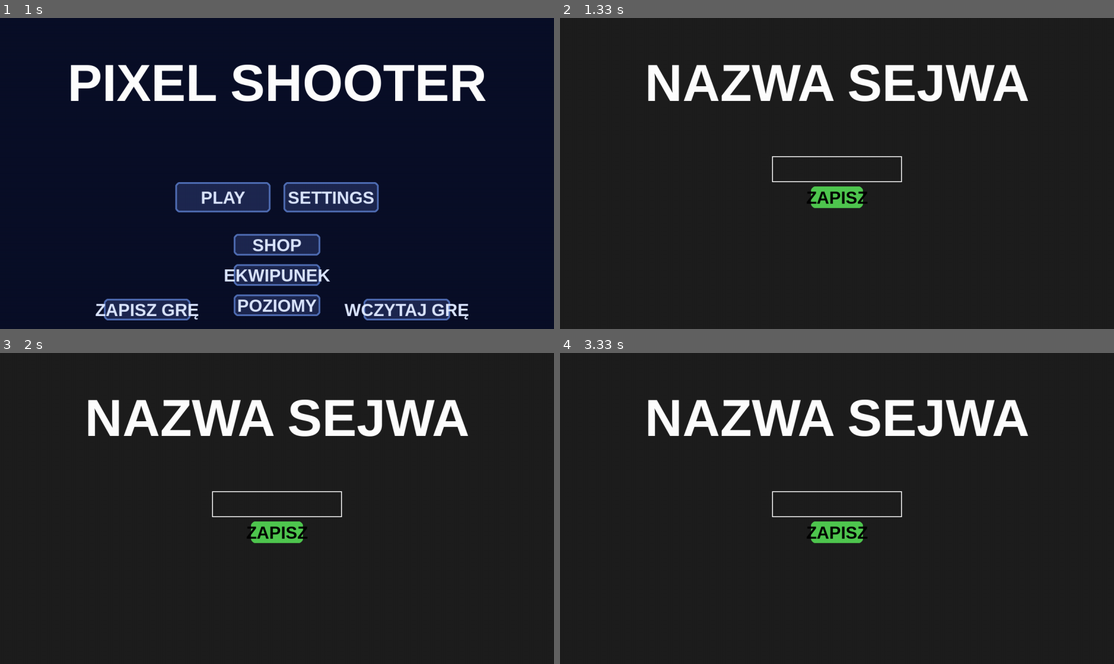
Above: before the commit, frames 1-4 (two rows, left to right).
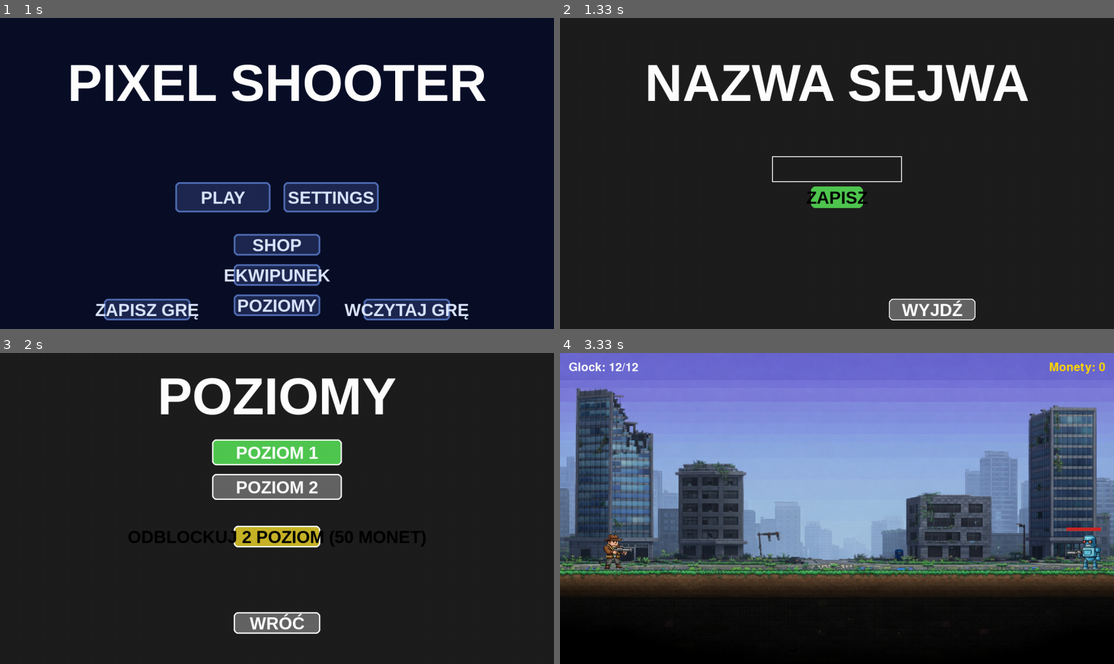
Above: after the commit, the same moments.

Repository: ogurekpomidorowy-design/pixel_shooter
Game: pygame game, started from main.py
Two runs of this game, one before a commit and one after it. Both use one fixed random seed, a clock stepped at 60 frames per second and the inputs below.
Inputs (mouse positions are in pixels of both pictures, inside the frame that each line leads up to):
- Up to frame 1 (1 s): click "PLAY" at 0.38 s; hold Esc from 0.67 s (still down); hold D from 0.67 s (still down)
- Up to frame 2 (1.33 s): release Esc at 1.13 s; release D at 1.13 s; click "ZAPISZ GRĘ" at 1.27 s
- Up to frame 3 (2 s): click (371, 645) at 1.6 s, where only the run after the commit has a clickable "WYJDŹ"; click (277, 639) at 1.93 s, where only the run after the commit has a clickable "POZIOMY"
- Up to frame 4 (3.33 s): click (837, 536) at 2.27 s, where only the run after the commit has a clickable "ODBLOCKUJ 2 POZIOM (50 MONET)"; click (837, 486) at 2.6 s, where only the run after the commit has a clickable "POZIOM 2"; click (837, 623) at 2.93 s, where only the run after the commit has a clickable "WRÓĆ"; click (781, 533) at 3.27 s, where only the run after the commit has a clickable "PLAY"

Frame 1 is identical in both runs. In frame 2, 1.1% of the frame differs, in the area x 59-75%, y 90-98%; in frame 3, 13%; in frame 4, 80%, in the area x 0-100%, y 0-100%.

Commit message:
final update

Diff:
--- a/assets.py
+++ b/assets.py
@@ -58,10 +58,18 @@
             pygame.mixer.init()  # Make sure mixer is initialized
             self.shoot_sound = pygame.mixer.Sound('grafiki/strzal.mp3')
             self.shoot_sound.set_volume(self.default_volume)
+            # Dźwięk monety
+            self.coin_sound = pygame.mixer.Sound(r'MUZYCZKA/coin_1_3s.wav')
+            self.coin_sound.set_volume(self.default_volume)
+            # Dźwięk śmierci gracza
+            self.death_sound = pygame.mixer.Sound(r'MUZYCZKA/mario_perfect_death.wav')
+            self.death_sound.set_volume(self.default_volume)
             print("Shooting sound loaded successfully")
         except pygame.error as e:
             print(f"Error loading shooting sound: {e}")
             self.shoot_sound = None
+            self.coin_sound = None
+            self.death_sound = None
 
         # Load weapon images
         for item in SHOP_ITEMS:
--- a/enemies.py
+++ b/enemies.py
@@ -30,11 +30,27 @@
     def draw(self, screen, y_offset=0):
         screen.blit(self.image, (self.x, self.y + y_offset))
 
+class Explosion:
+    def __init__(self, x, y):
+        self.x = x
+        self.y = y
+        self.image = pygame.image.load("grafiki/wybuch-bomby-na-przezroczystym-tle_84443-2542-removebg-preview.png").convert_alpha()
+        self.image = pygame.transform.scale(self.image, (700, 700))
+        self.timer = 30  # liczba klatek wybuchu
+
+    def update(self):
+        self.timer -= 1
+        return self.timer > 0
+
+    def draw(self, screen, y_offset=0):
+        screen.blit(self.image, (self.x-350, self.y-350 + y_offset))
+
 class Enemy:
     def __init__(self):
         self.enemies = []
         self.spawn_time = 0
         self.coins = []  # List to store coins
+        self.explosions = []  # List to store explosions
         self.stopped = False  # For 'debilny' mode
 
     def stop(self):
@@ -82,6 +98,7 @@
                 self.enemies.remove(enemy)
 
         # Update coins
+        import assets
         for coin in self.coins[:]:
             if not coin.update(player):
                 try:
@@ -92,9 +109,16 @@
                     else:
                         player.coins += 1
                         print(f"Player collected a coin. Total: {player.coins}")
+                    if hasattr(assets.assets, 'coin_sound') and assets.assets.coin_sound:
+                        assets.assets.coin_sound.play()
                 except Exception:
                     print("Warning: could not increment player.coins")
                 self.coins.remove(coin)
+
+        # Update explosions
+        for explosion in self.explosions[:]:
+            if not explosion.update():
+                self.explosions.remove(explosion)
 
     def check_collisions(self, fireballs, player_y, player_height, weapon_name="Glock", level2=False):
         # Weapon damage mapping
@@ -116,14 +140,18 @@
                 if enemy_rect.colliderect(fireball_rect):
                     dmg = weapon_damage.get(weapon_name, 5)
                     if weapon_name == "Wyrzutnia Rakiet":
-                        # Area damage
+                        # Wybuch: natychmiast zabija wszystkich wrogów w dużym obszarze
+                        explosion_rect = pygame.Rect(fireball["x"]-350, fireball["y"]-350, 700, 700)
                         for e2 in self.enemies[:]:
                             e2_rect = pygame.Rect(e2["x"], e2["y"], 80, 80)
-                            if e2_rect.colliderect(pygame.Rect(fireball["x"]-40, fireball["y"]-40, 90, 90)):
-                                if e2 is enemy:
-                                    e2["hp"] -= dmg
-                                else:
-                                    e2["hp"] -= area_damage
+                            if e2_rect.colliderect(explosion_rect):
+                                e2["hp"] = 0  # eksplozja zawsze zabija
+                        self.explosions.append(Explosion(fireball["x"], fireball["y"]))
+                        # Usuń wszystkich wrogów z hp <= 0
+                        for enemy in self.enemies[:]:
+                            if enemy["hp"] <= 0:
+                                self.coins.append(Coin(enemy["x"], enemy["y"], player_y, player_height))
+                                self.enemies.remove(enemy)
                     else:
                         enemy["hp"] -= dmg
                     if enemy["hp"] <= 0:
@@ -150,3 +178,7 @@
         # Draw coins
         for coin in self.coins:
             coin.draw(screen, y_offset=y_offset)
+
+        # Draw explosions
+        for explosion in self.explosions:
+            explosion.draw(screen, y_offset=y_offset)
--- a/main.py
+++ b/main.py
@@ -18,6 +18,13 @@
 from levels_menu import LevelsMenu
 
 class Game:
+    def update_sound_volumes(self):
+        # Ustaw głośność dźwięków na 0 jeśli muted, inaczej na 1
+        if hasattr(assets, 'coin_sound') and assets.coin_sound:
+            assets.coin_sound.set_volume(0.0 if self.muted else 1.0)
+        if hasattr(assets, 'death_sound') and assets.death_sound:
+            assets.death_sound.set_volume(0.0 if self.muted else 1.0)
+
     def __init__(self):
         pygame.init()
         if pygame.mixer.get_init() is None:
@@ -38,6 +45,15 @@
         # Teraz poprawnie ładujemy tło poziomu 2
         from assets_level2 import level2_assets
         level2_assets.load_assets()
+        # --- MUZYKA TŁA ---
+        try:
+            pygame.mixer.music.load("MUZYCZKA/8-Nitowa Przygoda.mp3")
+            # Przycisz muzykę do 0.2 (20%)
+            pygame.mixer.music.set_volume(0.0 if hasattr(self, 'muted') and self.muted else 0.2)
+            pygame.mixer.music.play(-1)  # loop forever
+            print("Background music loaded and playing.")
+        except Exception as e:
+            print(f"Could not load background music: {e}")
         if hasattr(level2_assets, 'background_img') and level2_assets.background_img:
             print("[DEBUG] Level 2 background loaded in main.py!")
         else:
@@ -67,6 +83,7 @@
         self.settings = Settings(self.alt_controls, self.difficulty, self.muted)
         print("Game initialization complete")
 
+
     def handle_events(self):
         for event in pygame.event.get():
             if event.type == pygame.QUIT:
@@ -80,7 +97,11 @@
                     print(f"Gra zapisana jako: {self.save_input.text}")
                     self.save_input = None
                     self.game_state = "menu"
-                return True
+                    return True
+                if result == "menu":
+                    self.save_input = None
+                    self.game_state = "menu"
+                    return True
             if self.game_state == "load_menu" and self.load_menu:
                 result = self.load_menu.handle_event(event)
                 if result == "menu":
@@ -101,8 +122,12 @@
             # Standardowa obsługa eventów
             if event.type == pygame.KEYDOWN:
                 if event.key == pygame.K_ESCAPE:
-                    if self.game_state in ["shop", "game", "settings"]:
+                    # ESC działa jak WYJDŹ wszędzie
+                    if self.game_state not in ["menu"]:
+                        self.save_input = None
+                        self.load_menu = None
                         self.game_state = "menu"
+                        return True
                 if self.game_state == "settings":
                     if event.key == pygame.K_c:
                         self.alt_controls = not self.alt_controls
@@ -165,7 +190,9 @@
                             self.levels_menu = LevelsMenu(self.player, unlocked_level2=self.unlocked_level2)
                 elif self.game_state == "shop":
                     result = self.shop.handle_click(event.pos, self.player)
-                    if result:
+                    if result == "menu":
+                        self.game_state = "menu"
+                    elif result:
                         print(result)
                 elif self.game_state == "ekwipunek":
                     new_state = self.ekwipunek.handle_click(event.pos)
@@ -185,19 +212,33 @@
                 self.settings.difficulty = self.difficulty
                 if event.type == pygame.MOUSEBUTTONDOWN:
                     button = getattr(event, 'button', 1)  # domyślnie 1 jeśli brak
-                    if self.settings.handle_click(event.pos, button):
+                    result = self.settings.handle_click(event.pos, button)
+                    if result == "menu":
+                        self.game_state = "menu"
+                        return True
+                    if result:
                         self.alt_controls = self.settings.alt_controls
                         self.difficulty = self.settings.difficulty
                         self.muted = self.settings.muted
                         # Ustaw mute/unmute dźwięku
                         if assets.shoot_sound:
                             assets.shoot_sound.set_volume(0.0 if self.muted else 1.0)
+                        # Ustaw mute/unmute muzyki tła
+                        pygame.mixer.music.set_volume(0.0 if self.muted else 0.2)
+
         return True
 
     def update(self):
+        self.update_sound_volumes()
         if self.game_state == "game":
             self.player.update(self.difficulty)
             self.player.handle_input(self.alt_controls)
+            # Automatyczne strzelanie po przytrzymaniu X lub strzałki w dół
+            fireball_pos = self.player.auto_shoot(self.difficulty, self.alt_controls)
+            if fireball_pos:
+                self.weapons.add_fireball(fireball_pos["x"], fireball_pos["y"])
+                if assets.shoot_sound:
+                    assets.shoot_sound.play()
             current_time = pygame.time.get_ticks()
             # Spawn enemies
             if self.difficulty == 'łatwy':
@@ -224,9 +265,14 @@
                     player_rect = pygame.Rect(self.player.x, self.player.y, 80, 80)
                     if enemy_rect.colliderect(player_rect):
                         print("Game Over")
+                        # Odtwórz dźwięk śmierci
+                        if hasattr(assets, 'death_sound') and assets.death_sound:
+                            assets.death_sound.play()
                         self.game_state = "game_over"
                         self.game_over_time = pygame.time.get_ticks()
                         return
+
+            # Dźwięk monety odtwarzany jest teraz w enemies.py
 
             # Check collisions between fireballs and enemies
             self.enemies.check_collisions(self.weapons.fireballs, self.player.y, self.player.height, getattr(self.player, 'current_weapon', 'Glock'), level2=(self.level==2))
@@ -314,8 +360,8 @@
             text = font.render("Game Over", True, (255, 0, 0))
             self.screen.blit(text, (WINDOW_SIZE[0] // 2 - text.get_width() // 2, WINDOW_SIZE[1] // 2 - text.get_height() // 2))
 
-            # Check if 3 seconds have passed
-            if pygame.time.get_ticks() - self.game_over_time > 3000:
+            # Check if 0.7 sekundy (700 ms) minęło
+            if pygame.time.get_ticks() - self.game_over_time > 700:
                 self.reset_game()
                 self.game_state = "menu"
         pygame.display.flip()
--- a/player.py
+++ b/player.py
@@ -21,13 +21,15 @@
             'Pistolet Maszynowy': 7,
             'AK-47': 8,
             'Tomson': 9,
-            'Karabin Szturmowy MP5': 5,
+            'Karabin Szturmowy MP5': 20,
             'Wyrzutnia Rakiet': 1
         }
+
         self.ammo = {w: self.magazine_sizes[w] for w in self.magazine_sizes}
         self.is_reloading = False
         self.reload_start_time = 0
         self.reload_time = 2000  # ms, default for easy
+        self.last_shot_time = 0
         self.cooldowns = {
             'Glock': int(500 * 0.7),
             'Rewolwer': int(500 * 0.7),
@@ -38,7 +40,28 @@
             'Karabin Szturmowy MP5': int(100 * 0.7),
             'Wyrzutnia Rakiet': 0
         }
-        self.last_shot_time = 0
+
+    def auto_shoot(self, difficulty='łatwy', alt_controls=False):
+        keys = pygame.key.get_pressed()
+        auto_weapons = [
+            'Pistolet Maszynowy',
+            'AK-47',
+            'Tomson',
+            'Karabin Szturmowy MP5'
+        ]
+        if self.current_weapon not in auto_weapons:
+            return None
+        if not alt_controls:
+            if keys[pygame.K_x]:
+                result = self.shoot(difficulty)
+                if result:
+                    return result
+        else:
+            if keys[pygame.K_DOWN]:
+                result = self.shoot(difficulty)
+                if result:
+                    return result
+        return None
 
     def jump(self):
         if not self.is_jumping:
--- a/save_menu.py
+++ b/save_menu.py
@@ -22,6 +22,13 @@
         ok_txt = assets.font_button.render("ZAPISZ", True, (0,0,0))
         screen.blit(ok_txt, ok_txt.get_rect(center=self.ok_btn.center))
 
+        # Dodaj przycisk WYJDŹ
+        self.exit_btn = pygame.Rect(WINDOW_SIZE[0]//2+120, 650, 200, 50)
+        pygame.draw.rect(screen, (100,100,100), self.exit_btn, border_radius=10)
+        pygame.draw.rect(screen, (255,255,255), self.exit_btn, 2, border_radius=10)
+        exit_txt = assets.font_button.render("WYJDŹ", True, (255,255,255))
+        screen.blit(exit_txt, exit_txt.get_rect(center=self.exit_btn.center))
+
     def handle_event(self, event):
         if event.type == pygame.KEYDOWN and self.active:
             if event.key == pygame.K_RETURN:
@@ -33,6 +40,8 @@
         if event.type == pygame.MOUSEBUTTONDOWN:
             if self.ok_btn.collidepoint(event.pos):
                 return "ok"
+            if hasattr(self, 'exit_btn') and self.exit_btn.collidepoint(event.pos):
+                return "menu"
         return None
 
 class LoadSaveMenu:
--- a/savegame.json
+++ b/savegame.json
@@ -1 +1 @@
-{"coins": 2, "owned_weapons": ["Glock"], "current_weapon": "Glock", "unlocked_level2": false}
+{"coins": 100000, "owned_weapons": ["Glock"], "current_weapon": "Glock", "unlocked_level2": false}
--- /dev/null
+++ b/saves/save_fddfgfd.json
@@ -0,0 +1 @@
+{"coins": 98500, "owned_weapons": ["Glock", "Wyrzutnia Rakiet"], "current_weapon": "Wyrzutnia Rakiet", "unlocked_level2": false}
--- /dev/null
+++ b/saves/save_fdfdwww.json
@@ -0,0 +1 @@
+{"coins": 50, "owned_weapons": ["Glock"], "current_weapon": "Glock", "unlocked_level2": false}
--- /dev/null
+++ b/saves/save_hjg.json
@@ -0,0 +1 @@
+{"coins": 50, "owned_weapons": ["Glock"], "current_weapon": "Glock", "unlocked_level2": false}
--- a/saves/save_save.json
+++ b/saves/save_save.json
@@ -1 +1 @@
-{"coins": 0, "owned_weapons": ["Glock"], "current_weapon": "Glock", "unlocked_level2": false}
+{"coins": 100000, "owned_weapons": ["Glock"], "current_weapon": "Glock", "unlocked_level2": false}
--- /dev/null
+++ b/saves/save_yt.json
@@ -0,0 +1 @@
+{"coins": 50, "owned_weapons": ["Glock"], "current_weapon": "Glock", "unlocked_level2": false}
--- a/settings.py
+++ b/settings.py
@@ -53,6 +53,13 @@
         mute_rect = mute_surface.get_rect(center=self.mute_btn_rect.center)
         screen.blit(mute_surface, mute_rect)
 
+        # Dodaj przycisk WYJDŹ
+        self.exit_btn = pygame.Rect(WINDOW_SIZE[0]//2+120, 650, 200, 50)
+        pygame.draw.rect(screen, (100,100,100), self.exit_btn, border_radius=10)
+        pygame.draw.rect(screen, (255,255,255), self.exit_btn, 2, border_radius=10)
+        exit_txt = assets.font_button.render("WYJDŹ", True, (255,255,255))
+        screen.blit(exit_txt, exit_txt.get_rect(center=self.exit_btn.center))
+
     def handle_click(self, pos, button=1):
         # button=1 to lewy przycisk myszy
         if button != 1:
@@ -69,4 +76,7 @@
             self.muted = not self.muted
             self.update_mute_state()
             return True
+        # Obsługa przycisku WYJDŹ
+        if hasattr(self, 'exit_btn') and self.exit_btn.collidepoint(pos):
+            return "menu"
         return False
Binary file added: grafiki/wybuch-bomby-na-przezroczystym-tle_84443-2542-removebg-preview.png
Not shown, added: MUZYCZKA/8-Nitowa Przygoda.mp3
Not shown, added: MUZYCZKA/coin_1_3s.wav
Not shown, added: MUZYCZKA/mario_perfect_death.wav
